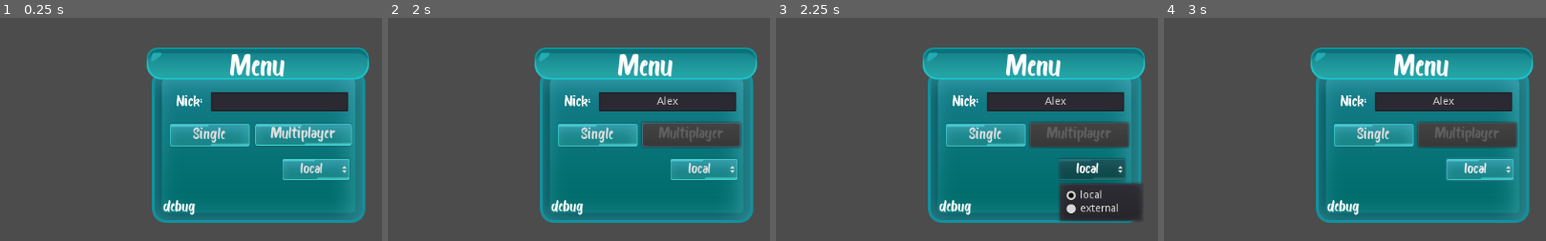
Above: before the commit, frames 1-4 (left to right).
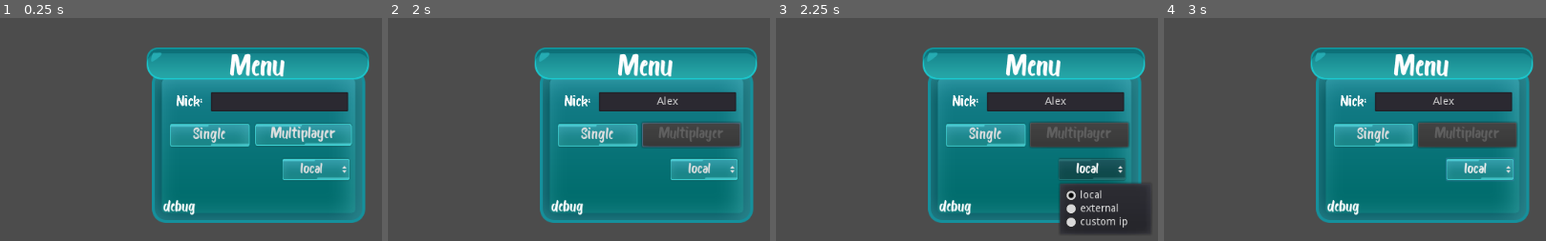
Above: after the commit, the same moments.

Repository: mm-102/godot_tanks
Game: Godot game, scene res://GameModeMaster.tscn
The game is run twice, just before and just after one commit, with the same random seed, the same clock (stepped at 60 frames per second) and the same inputs.
Inputs (mouse positions are % of the whole screen's width and height, from its top left):
- Up to frame 1 (0.25 s): no input
- Up to frame 2 (2 s): click (53, 42) at 0.52 s; type "Alex" at 0.6 s; click "Multiplayer" at 1.25 s
- Up to frame 3 (2.25 s): click "local" at 2 s
- Up to frame 4 (3 s): click "Single" at 2.75 s
The pictures show only the part of the screen within x 16-66%, y 24-74%; the shares and areas given below are measured in that part.

Frames 1-2 are identical in both runs. In frame 3, 1.7% of the frame differs, in the area x 74-98%, y 75-97%; in frame 4, nothing differs.

Commit message:
Fix display layers & add custom ip option

Diff:
--- a/Interface/Menu.gd
+++ b/Interface/Menu.gd
@@ -2,7 +2,7 @@
 
 const ADRESS = {
 	0: "127.0.0.1",
-	1: "194.187.72.136",
+	1: "194.187.72.136"
 }
 var config = ConfigFile.new()
 onready var master_n = get_node(Dir.MASTER)
@@ -24,7 +24,8 @@
 	var menu_data = config.get_section_keys("Menu")
 	$"%PlayerNickInput".text = config.get_value("Menu", "Nick")
 	$"%OptionButton"._select_int(int(config.get_value("Menu", "SelectInt")))
-
+	$"%CustomIP".text = config.get_value("Menu", "CustomIP")
+	_on_OptionButton_item_selected($"%OptionButton".get_selected())
 
 func set_version(version):
 	if version == null:
@@ -53,19 +54,29 @@
 	master_n.nick = $"%PlayerNickInput".text
 	rng.randomize()
 	master_n.player_color = Color.from_hsv(rng.randf(), 1.0, 1.0) # temp
-	Transfer.ip = ADRESS[int($"%OptionButton".get_selected())]
+	var selected = $"%OptionButton".get_selected()
+	if selected < 2:
+		Transfer.ip = ADRESS[int(selected)]
+	else:
+		Transfer.ip = $"%CustomIP".text
 	Transfer._connect_to_server()
-	save_data($"%PlayerNickInput".text, $"%OptionButton".get_selected())
+	save_data($"%PlayerNickInput".text, selected, $"%CustomIP".text)
 	multiplayer_button.set_disabled(true)
 	multiplayer_refresh.start()
 
 func _on_MultiplayerRefresh_timeout():
 	multiplayer_button.set_disabled(false)
 
-func save_data(nick, select_int):
+func save_data(nick, select_int, custom_ip=""):
 	# Store some values.
 	config.set_value("Menu", "Nick", nick)
 	config.set_value("Menu", "SelectInt", select_int)
+	config.set_value("Menu", "CustomIP", custom_ip)
 
 	# Save it to a file (overwrite if already exists).
 	config.save("user://initial_data.cfg")
+
+
+
+func _on_OptionButton_item_selected(index):
+	$"%CustomIP".visible = index == 2 # custom ip is selected
--- a/Interface/Menu.tscn
+++ b/Interface/Menu.tscn
@@ -72,13 +72,21 @@
 text = "local"
 align = 1
 icon_align = 1
-items = [ "local", null, false, 0, null, "external", null, false, 1, null ]
+items = [ "local", null, false, 0, null, "external", null, false, 1, null, "custom ip", null, false, 2, null ]
 selected = 0
 
 [node name="MultiplayerRefresh" type="Timer" parent="Background/MultiplayerButton"]
 unique_name_in_owner = true
 wait_time = 5.0
 one_shot = true
+
+[node name="CustomIP" type="LineEdit" parent="Background/MultiplayerButton"]
+unique_name_in_owner = true
+visible = false
+margin_left = -112.0
+margin_top = 51.0
+margin_right = 25.0
+margin_bottom = 75.0
 
 [node name="PlayerNickInput" type="LineEdit" parent="Background"]
 unique_name_in_owner = true
@@ -121,4 +129,5 @@
 
 [connection signal="pressed" from="Background/SingleplayerButton" to="." method="_on_SingleplayerButton_pressed"]
 [connection signal="pressed" from="Background/MultiplayerButton" to="." method="_on_MultiplayerButton_pressed"]
+[connection signal="item_selected" from="Background/MultiplayerButton/OptionButton" to="." method="_on_OptionButton_item_selected"]
 [connection signal="timeout" from="Background/MultiplayerButton/MultiplayerRefresh" to="." method="_on_MultiplayerRefresh_timeout"]
--- a/Multiplayer/Game/Map/Map.tscn
+++ b/Multiplayer/Game/Map/Map.tscn
@@ -21,5 +21,7 @@
 collision_layer = 4
 collision_mask = 0
 
-[node name="AmmoBoxes" type="Node" parent="."]
+[node name="AmmoBoxes" type="CanvasLayer" parent="."]
 unique_name_in_owner = true
+layer = -1
+follow_viewport_enable = true
--- a/Multiplayer/Main.tscn
+++ b/Multiplayer/Main.tscn
@@ -11,6 +11,7 @@
 [node name="Game" parent="." instance=ExtResource( 3 )]
 
 [node name="GUILayer" type="CanvasLayer" parent="."]
+layer = 10
 
 [node name="GUI" parent="GUILayer" instance=ExtResource( 2 )]
 visible = false
--- a/Singleplayer/Main.tscn
+++ b/Singleplayer/Main.tscn
@@ -53,8 +53,10 @@
 tile_data = PoolIntArray( 458769, 0, 0, 458770, 0, 0, 458771, 0, 0, 458772, 0, 0, 458773, 0, 0, 458774, 0, 0, 458775, 0 …(543 unchanged characters)…
 script = ExtResource( 9 )
 
-[node name="AmmoBoxes" type="Node" parent="Game/Map"]
+[node name="AmmoBoxes" type="CanvasLayer" parent="Game/Map"]
 unique_name_in_owner = true
+layer = -1
+follow_viewport_enable = true
 
 [node name="Objects" type="Node" parent="Game"]
 unique_name_in_owner = true
@@ -69,6 +71,7 @@
 position = Vector2( 1968, 1488 )
 
 [node name="GUILayer" type="CanvasLayer" parent="."]
+layer = 10
 
 [node name="GUI" type="PanelContainer" parent="GUILayer"]
 pause_mode = 2
